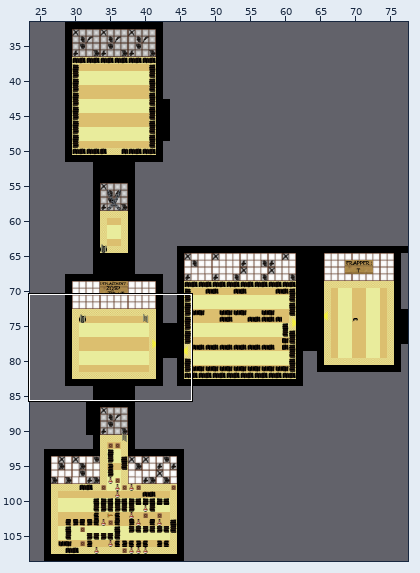
Level history. Tiled map: Zelda_Like/Map_Zelda_Like.tmx. The first picture is a wide view before the edit; the outline marks the close-up.
Close-up. First the earlier version:
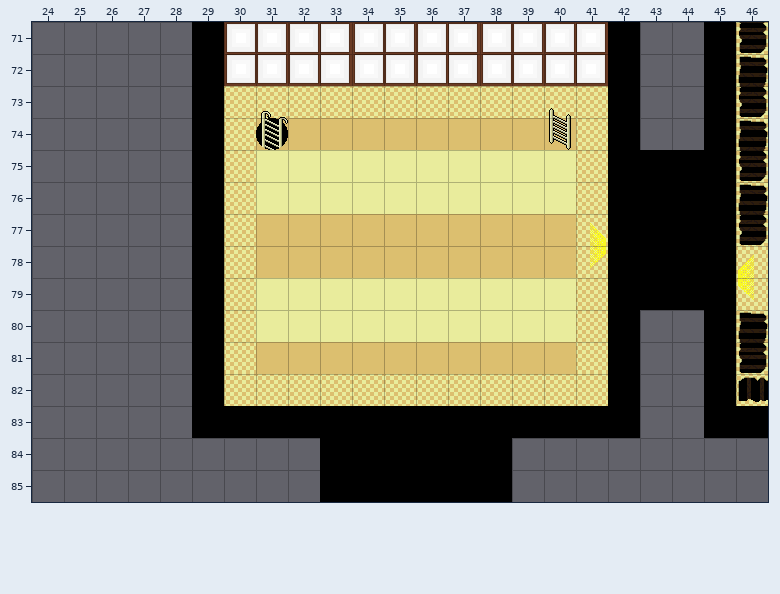
Cells are 32x32 px. Shown: x 24..46, y 71..85.
After the commit:
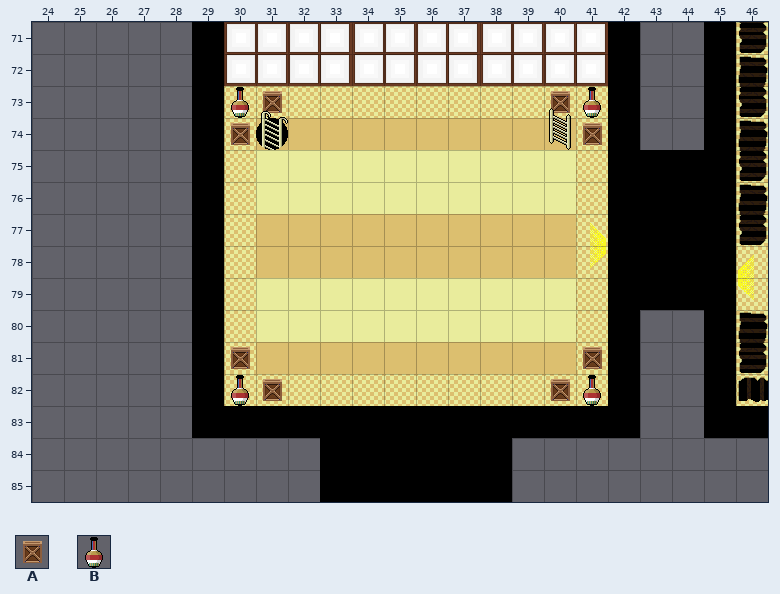
Key: from "Sprite_Sheet": A 335, B 399.
_ is an empty cell.
Change:
Layer "Vases":
y 73: x 30 _ -> B; x 41 _ -> B
y 82: x 30 _ -> B; x 41 _ -> B
Layer "Caisses":
y 73: x 31 _ -> A; x 40 _ -> A
y 74: x 30 _ -> A; x 41 _ -> A
y 81: x 30 _ -> A; x 41 _ -> A
y 82: x 31 _ -> A; x 40 _ -> A
